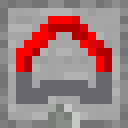
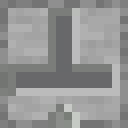
Before/after of a 128 × 128 layered artwork. What changed in the layer stack:
hid "Layer" over 16, 72, 112, 104
hid group "On" (2 layers) over 16, 16, 112, 96
moved "repeater_on.png" above "comparator_on.png", painted on it over 56, 16, 112, 96
painted on "comparator_on.png" over 16, 16, 112, 88
removed layer "comparator_on.png copy" from group "On" over 40, 24, 88, 40
removed layer "Pasted Layer #6" from group "On" over 32, 32, 48, 48
removed layer "Pasted Layer #5" from group "On" over 80, 32, 96, 48
removed layer "Pasted Layer #10" from group "On" over 88, 40, 104, 56
removed layer "Pasted Layer #9" from group "On" over 24, 40, 40, 56
removed layer "repeater_on.png copy" from group "On" over 16, 48, 32, 96
hid group "Off" (2 layers) over 16, 16, 112, 96
renamed "Pasted Layer" to "repeater.png copy", painted on it over 48, 16, 80, 80
removed layer "Pasted Layer copy" from group "Off" over 40, 24, 88, 40
removed layer "Pasted Layer #4" from group "Off" over 32, 32, 48, 48
removed layer "Pasted Layer #3" from group "Off" over 80, 32, 96, 48
removed layer "Pasted Layer #7" from group "Off" over 88, 40, 104, 56
renamed "Pasted Layer #2" to "Pasted Layer #11", painted on it over 16, 48, 112, 96
removed layer "Pasted Layer #8" from group "Off" over 24, 40, 40, 56
removed layer "Pasted Layer #1" from group "Off" over 16, 48, 32, 96
added layer "Layer #2" above "repeater.png copy #1" over 8, 8, 120, 96
